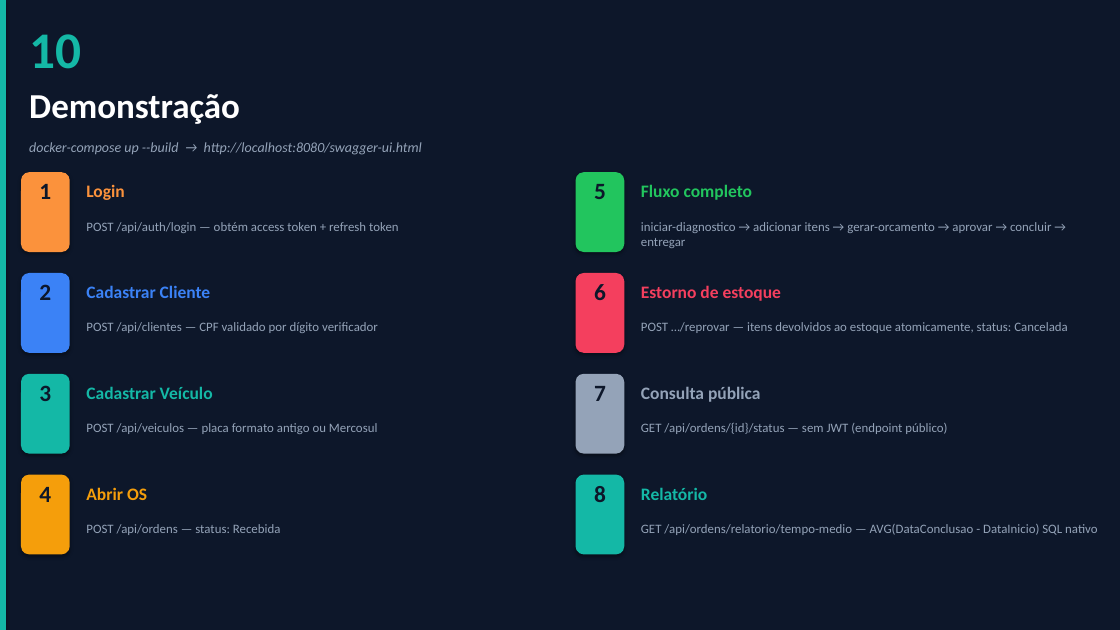
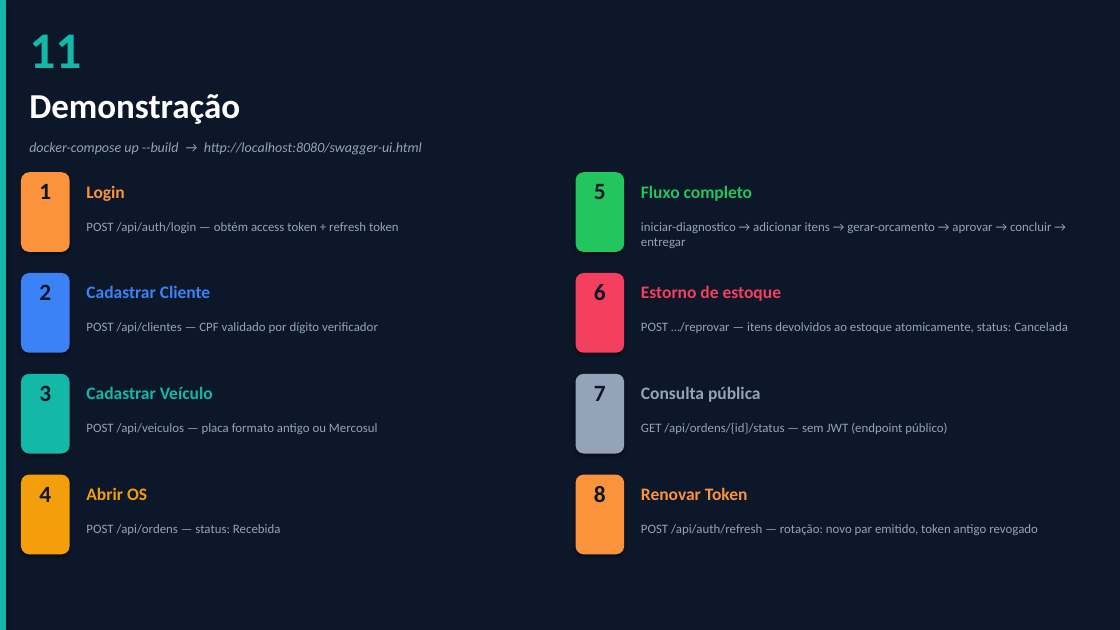
Before and after one commit to Guilherme-Fumagali/tech-challenge-1, a slide deck: slide 12 of docs/apresentacao.pptx (slide 11 before the commit). Drawn at 1120x630 pixels with LibreOffice and Linux fonts; fonts in the diff are those of the drawing. Boxes give left, top, right and bottom in pixels: in the first picture for what was removed or moved away, otherwise in the second. Text is boxed around its words. In the diff, an @@ line names an element or a change of style, - is before the commit and + after.

```diff
--- a/docs/apresentacao.pptx
+++ b/docs/apresentacao.pptx
@@ text at [29,34,81,68]: text changed @@
-10
+11
@@ rounded rectangle at [576,475,624,555]: fill #14B8A6 to #FB923C; proportions changed @@
@@ text at [641,487,748,500]: text changed; text colour #14B8A6 to #FB923C @@
-Relatório
+Renovar Token
@@ text at [641,524,1038,535]: text changed @@
-GET /api/ordens/relatorio/tempo-medio — AVG(DataConclusao - DataInicio) SQL nativo
+POST /api/auth/refresh — rotação: novo par emitido, token antigo revogado
```
Also in this commit, not shown: 9 other slides changed, 2 slides added, 1 slide removed, 4 other files.
